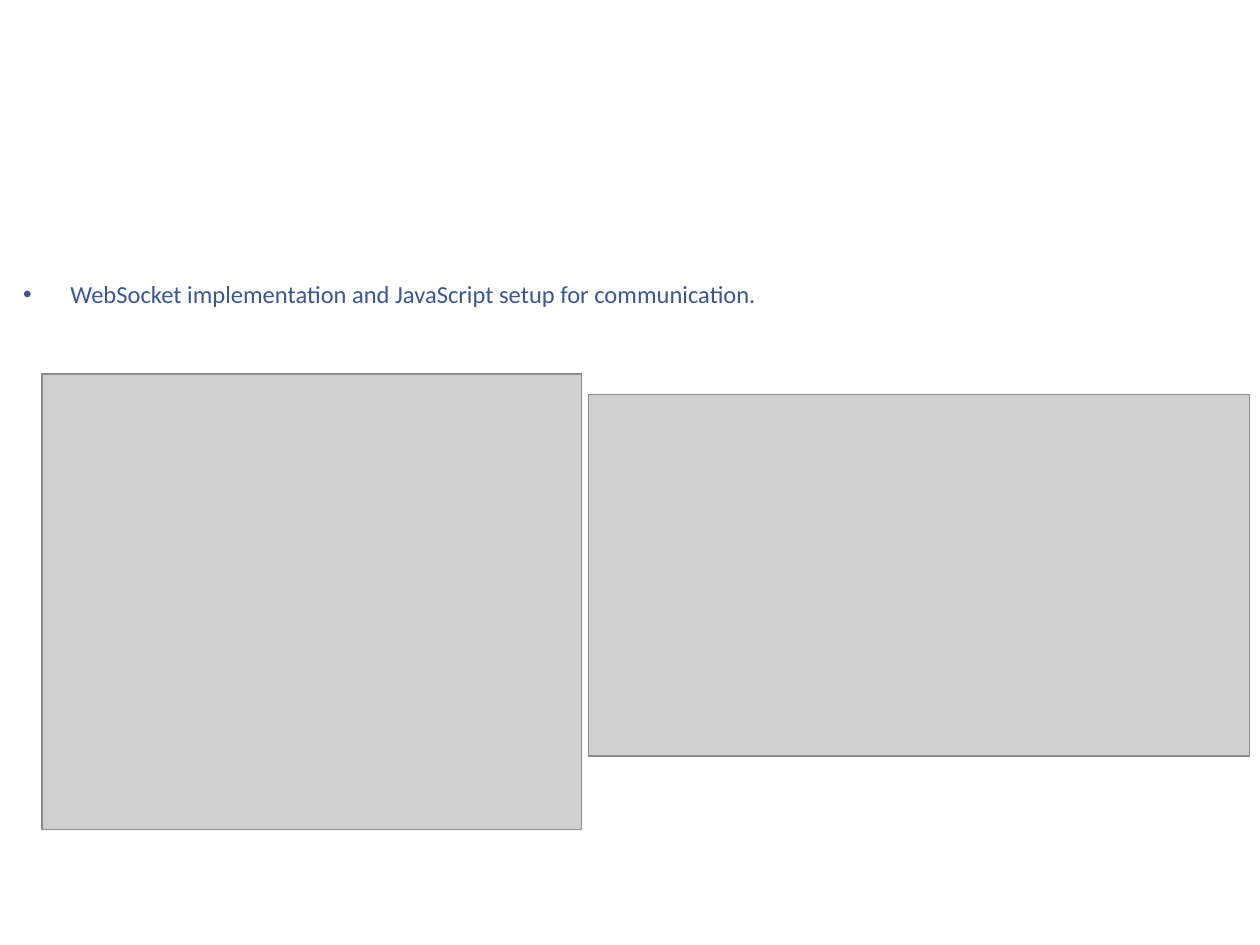
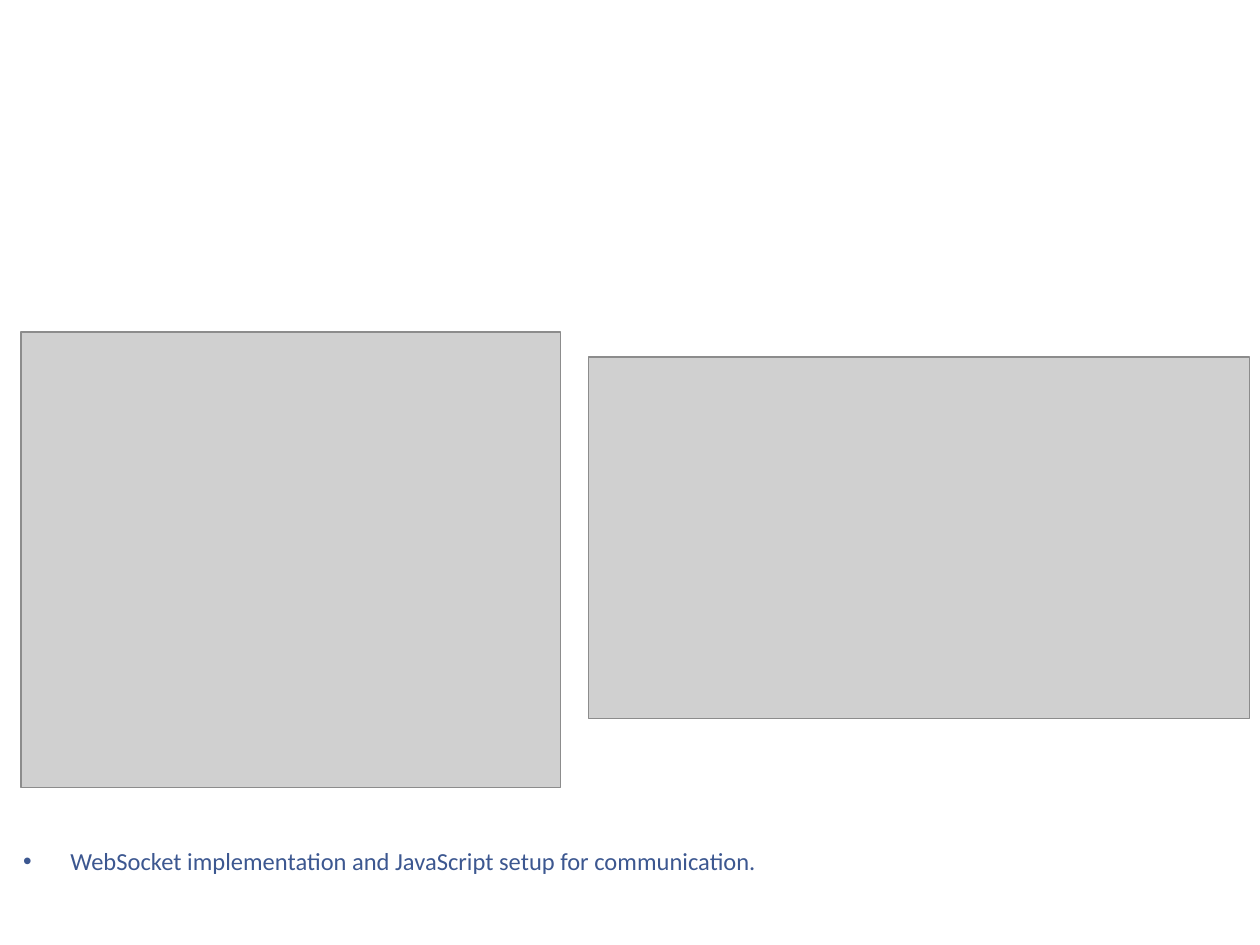
Before and after one commit to kenshincommon/ppts, a slide deck: slide 44 of Presentations/JavaEnterprise7/JavaEnterprise7.pptx (slide 31 before the commit). Drawn at 1260x945 pixels with LibreOffice and Linux fonts; fonts in the diff are those of the drawing; grey boxes stand for pictures; background and template pictures are left out. Boxes give left, top, right and bottom in pixels: in the first picture for what was removed or moved away, otherwise in the second. Text is boxed around its words. In the diff, an @@ line names an element or a change of style, - is before the commit and + after.

```diff
--- a/Presentations/JavaEnterprise7/JavaEnterprise7.pptx
+++ b/Presentations/JavaEnterprise7/JavaEnterprise7.pptx
@@ picture: place and size @@
-picture at [42,374,581,829]
+picture at [21,333,561,788]
@@ picture: place and size @@
-picture at [588,394,1249,756]
+picture at [588,357,1249,718]
@@ text "WebSocket implementation and JavaScript setup ...": place and size @@
-text "WebSocket implementation and JavaScript setup ..." at [70,286,755,307]
+text "WebSocket implementation and JavaScript setup ..." at [70,853,755,874]
```
Also in this commit, not shown: 22 other slides changed, 41 slides added, 31 slides removed, 1 other file.
